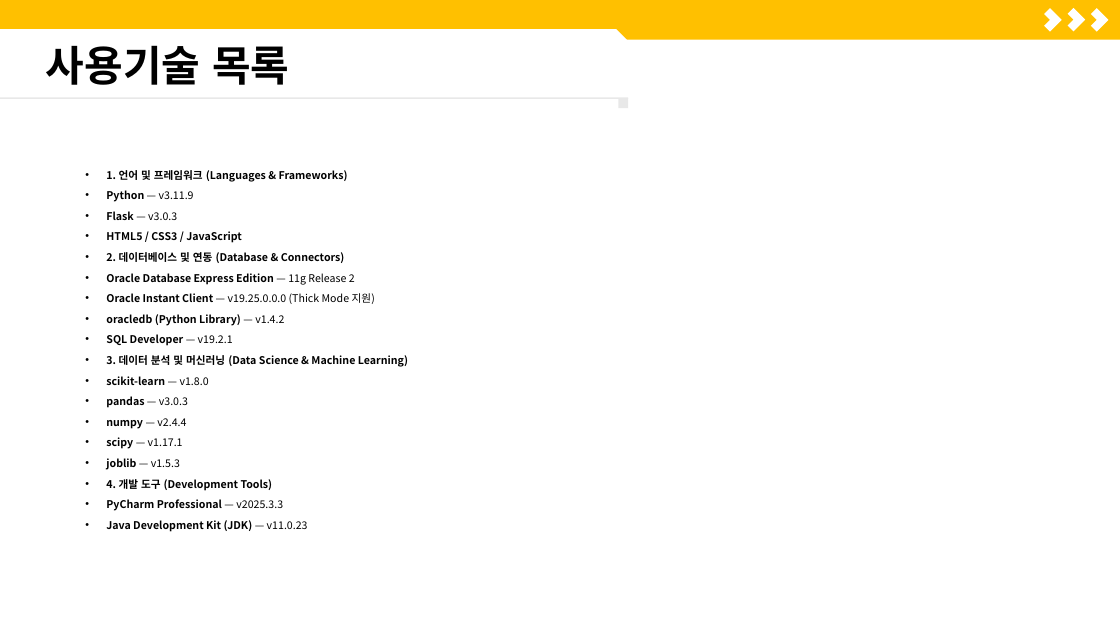
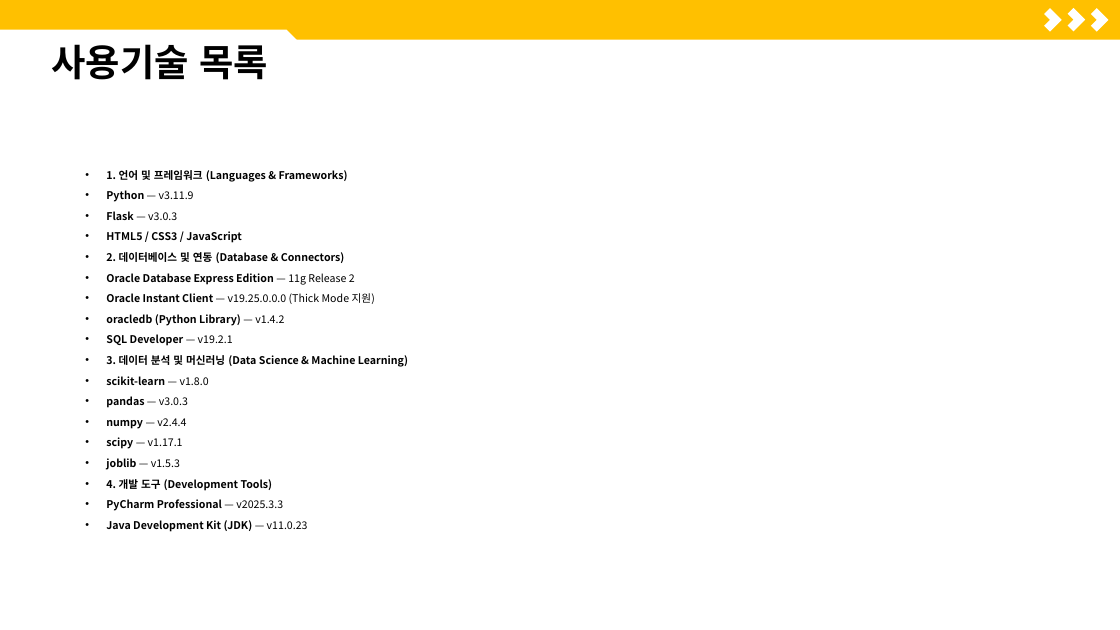
Before and after one commit to ShinHyerin/Hotel-Service-Optimization-AI, a slide deck: slide 6 of presentation/포트폴리오_신혜린.pptx. Drawn at 1120x630 pixels with LibreOffice and Linux fonts; fonts in the diff are those of the drawing. Boxes give left, top, right and bottom in pixels: in the first picture for what was removed or moved away, otherwise in the second. Text is boxed around its words. In the diff, an @@ line names an element or a change of style, - is before the commit and + after.

Commit message:
Design: Update PowerPoint presentation template and slide layouts

```diff
--- a/presentation/포트폴리오_신혜린.pptx
+++ b/presentation/포트폴리오_신혜린.pptx
@@ text "사용기술 목록" at [52, 44, 268, 80]: size 36 to 32 pt @@
@@ snip rect: place and size @@
-snip rect at [0, 29, 628, 101]
+snip rect at [0, 29, 297, 96]
@@ rectangle removed at [0, 97, 628, 99] @@
@@ rectangle removed at [618, 98, 628, 108] @@
```
Also in this commit, not shown: 14 other slides changed, 10 slides added, 1 slide removed.
